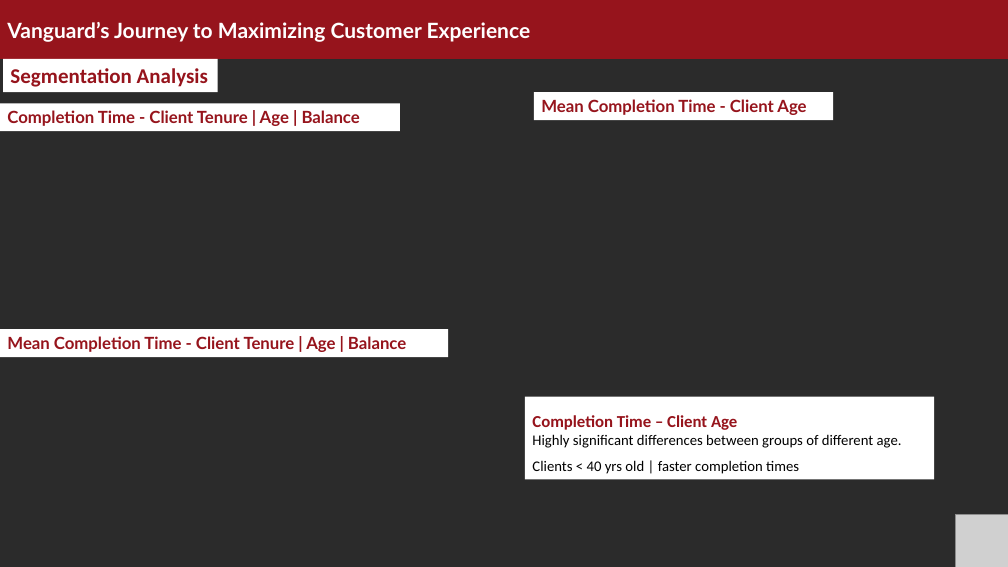
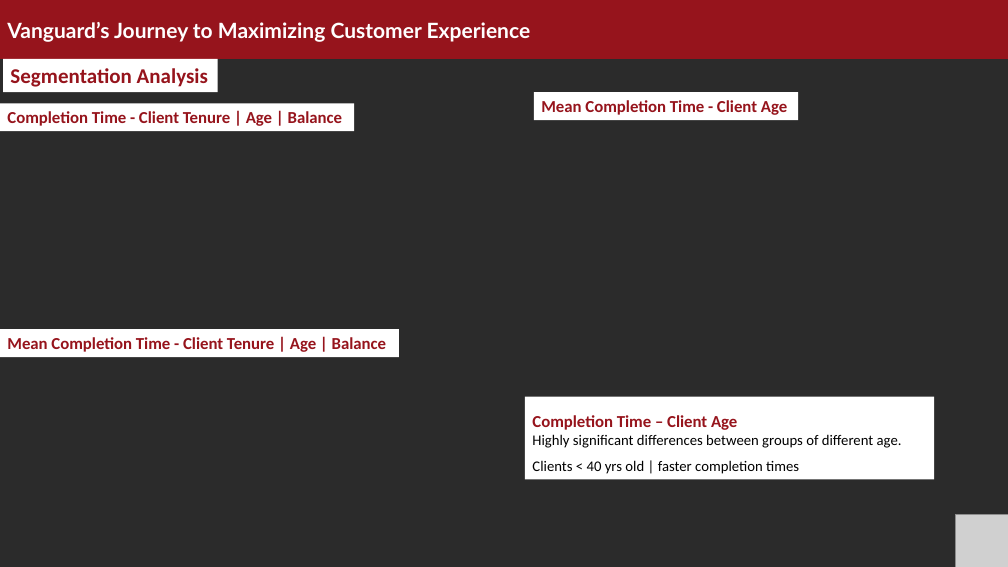
Before and after one commit to vsalto/Customer-Experience-UI-AB-Testing, a slide deck: slide 15 of slides/A_B test - UI (1).pptx (slide 14 before the commit). Drawn at 1008x567 pixels with LibreOffice and Linux fonts; fonts in the diff are those of the drawing; grey boxes stand for pictures; background and template pictures are left out; a plain dark background stands for a picture behind light text. Boxes give left, top, right and bottom in pixels: in the first picture for what was removed or moved away, otherwise in the second. Text is boxed around its words. In the diff, an @@ line names an element or a change of style, - is before the commit and + after.

```diff
--- a/slides/A_B test - UI (1).pptx
+++ b/slides/A_B test - UI (1).pptx
@@ rectangle "Completion Time - Client Tenure ...": place and size @@
-rectangle "Completion Time - Client Tenure ..." at <box>0,104,400,132</box>
+rectangle "Completion Time - Client Tenure ..." at <box>0,104,355,132</box>
@@ font Lato to Calibri in 3 elements at <box>0,329,399,357</box>, <box>0,104,355,132</box>, <box>534,92,799,120</box> @@
@@ rectangle "Mean Completion Time - Client ...": place and size @@
-rectangle "Mean Completion Time - Client ..." at <box>534,92,833,120</box>
+rectangle "Mean Completion Time - Client ..." at <box>534,92,799,120</box>
@@ rectangle "Mean Completion Time - Client ...": place and size @@
-rectangle "Mean Completion Time - Client ..." at <box>0,329,448,357</box>
+rectangle "Mean Completion Time - Client ..." at <box>0,329,399,357</box>
```
Also in this commit, not shown: 8 other slides changed, 1 slide added.
